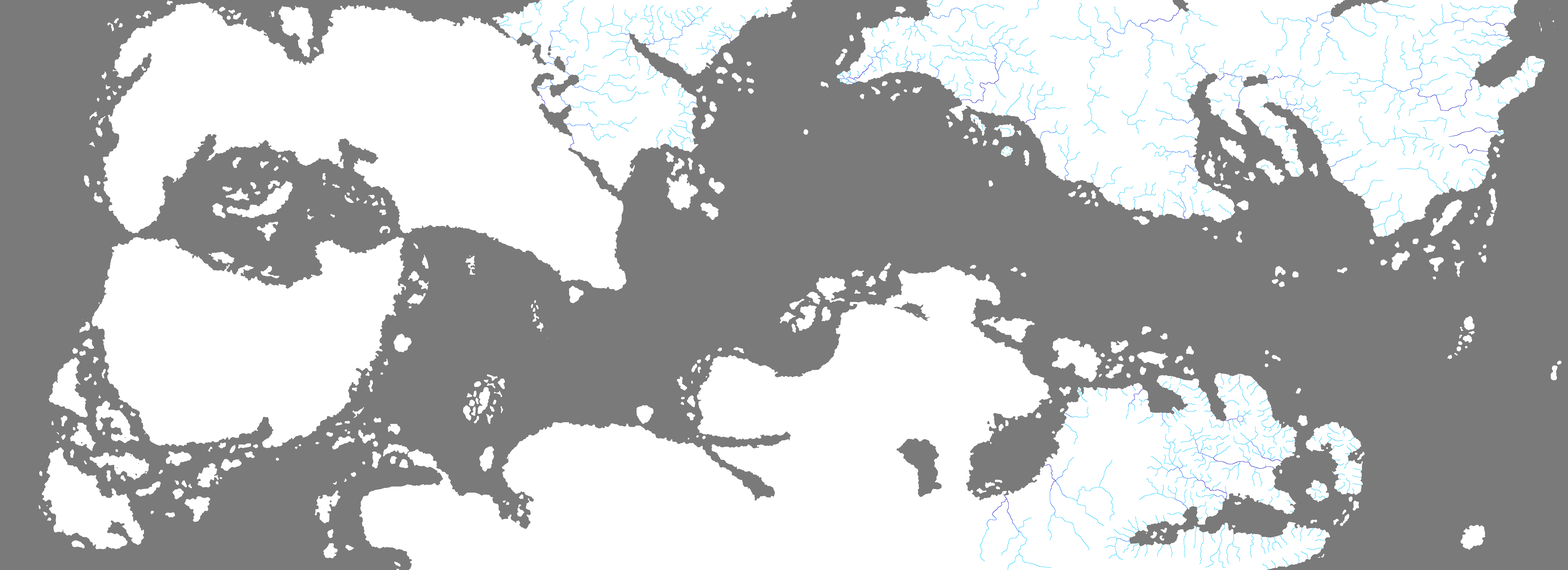
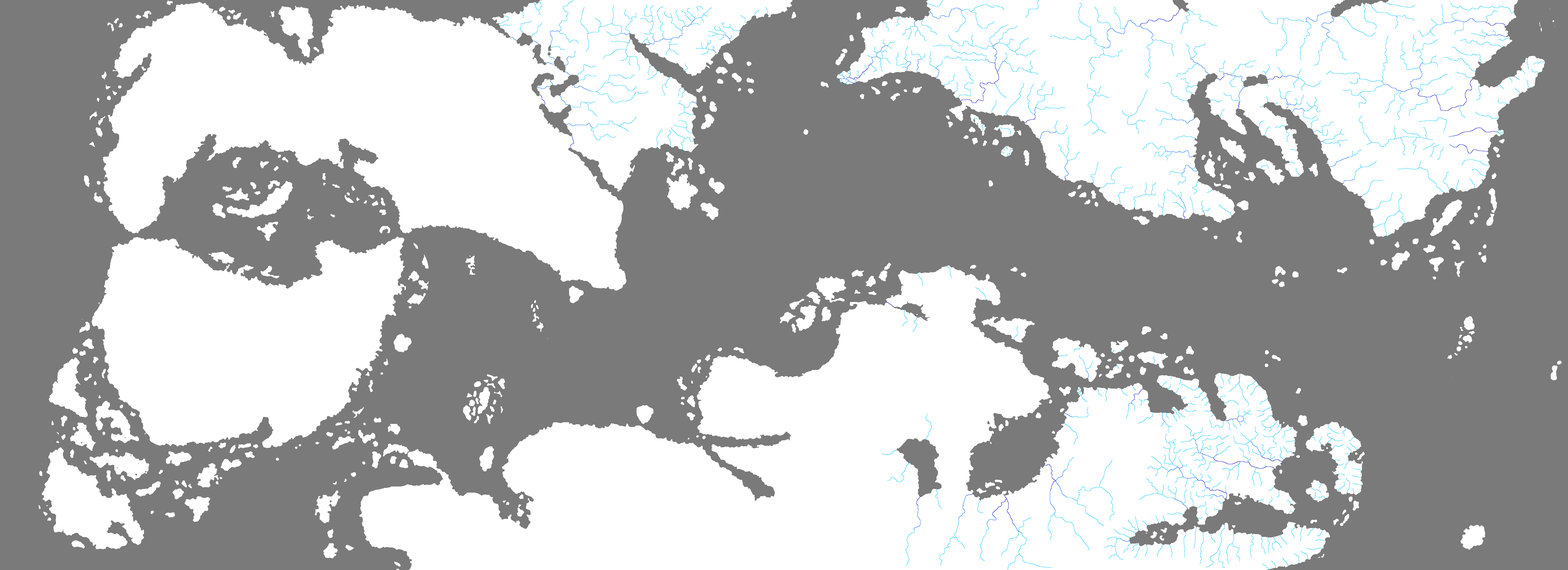
Revision of a layered (1568, 570) image; what changed, layer by layer:
renamed "Rivers kopiëren" to "Rivers copy", painted on it over (x1=881, y1=265, x2=1182, y2=567)
